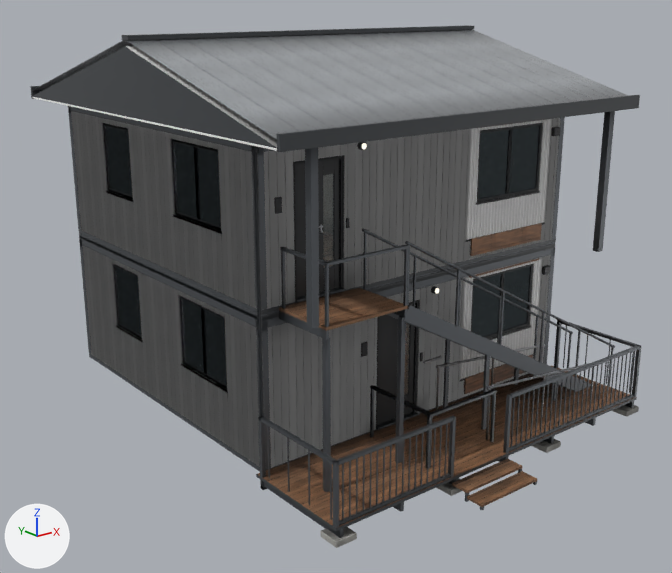
What one commit did to the glTF model glb/Duplex20_Production.glb.
Both versions are drawn from a 50 mm lens placed at (-10.26, -13.54, 7.09), pointed at (-0.31, -1.09, 2.11). Lighting does not change. The marker at lower left points along +X, +Y and +Z. The picture after the commit comes second. Where no turn or scale is listed for an object, it has been applied to the vertices. Vertices at exactly the same position are counted once.

The first picture shows 'AccessibilityRetirement', 'BaseFrame', 'EntryDoor', 'ExteriorPanelsPremium', 'RoofSlopingUpgrade', 'TerraceDeck', 'TopFrame', 'WindowsLargeUpgrade', 'WindowsStandard' and 2 more.
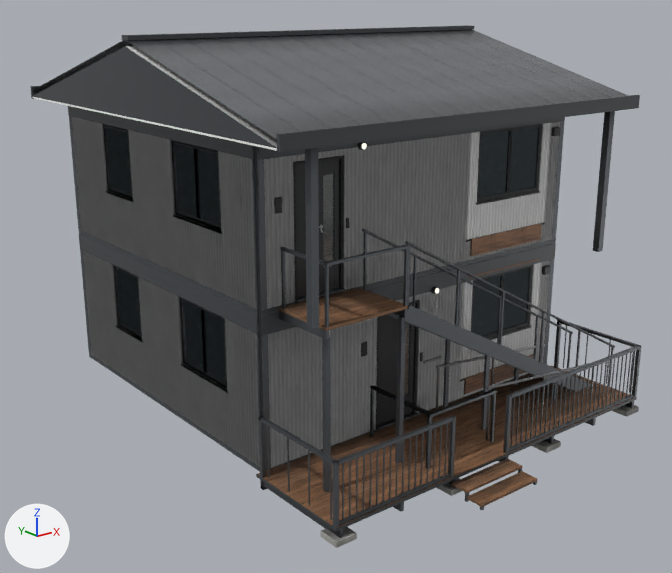
Edits to the bpy script that builds the scene:
```text
Change mat_materialroofsloping:
    where n2 = _N.new('ShaderNodeMix'); n2.name = 'Mix'
    n2.inputs[7].default_value: (0.434, 0.462, 0.491, 1.0) -> (0.138, 0.153, 0.168, 1.0)  # 'B', grey #b0b5ba -> 'B', grey #686d72
Change me_roofmain_mesh:
    used by ob_roofmain; location = (0.0, 0.0, 0.0)
    remove me_roofmain_mesh.from_pydata(...)  # 1074 vertices, 1700 faces; spans x -3.37..3.27, y -3.18..3.08, z 0.02..5.26
    add me_roofmain_mesh.from_pydata(...)  # 1602 vertices, 2308 faces; spans x -3.37..3.28, y -3.18..3.09, z 0.02..5.26
    me_roofmain_mesh part 1: a new loose piece of 136 vertices spanning x -3.28..3.28, y -3.09..-3.08, z 4.96..5.26, in mat_materialdetailfascia
    me_roofmain_mesh part 2: a new loose piece of 128 vertices spanning x -3.28..-3.27, y -3.08..3.08, z 4.96..5.26, in mat_materialdetailfascia
    other edits to the shape of me_roofmain_mesh do not show in these pictures
```

Location of each change, (x1, y1, x2, y2) in pixels of the pictures (672 x 573 px):
'RoofSlopingUpgrade', surface changed (darker): (33, 27, 628, 323) in both
'RoofMain', reshaped (not visible before): after (68, 106, 565, 160)
part 1 of me_roofmain_mesh, added: after (258, 117, 565, 160)
part 2 of me_roofmain_mesh, added: after (68, 106, 253, 159)
